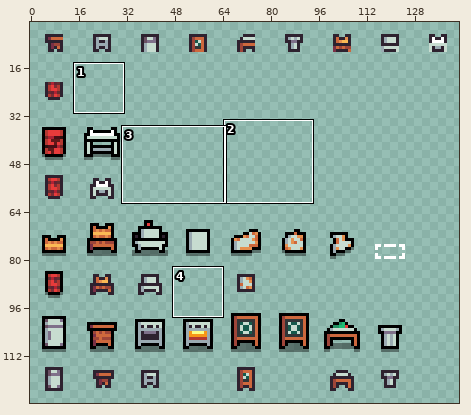
Edited in one commit: pixel-art file (Projects/TastyRoad/Assets/Sprites/stations.aseprite). The picture above shows the old version from afar; the outline marks the close-up.
Close-up. First the earlier version:
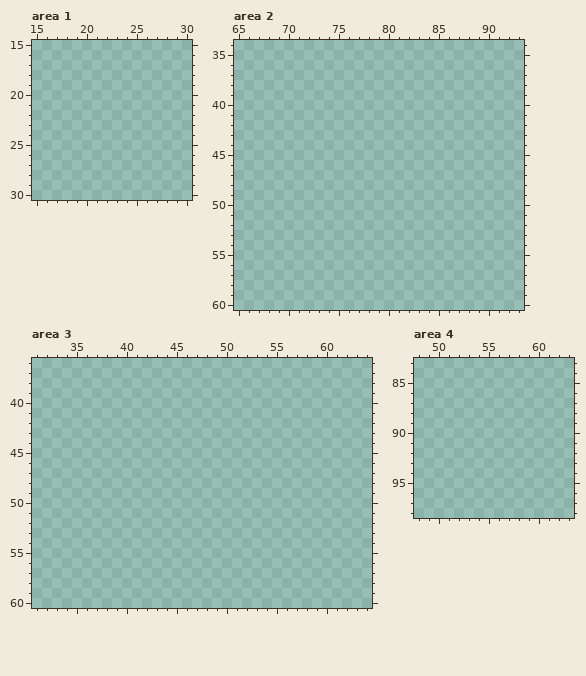
144x128 pixels, 1 frame. Shown: area 1: x 15..30, y 15..30; area 2: x 65..93, y 34..60; area 3: x 31..64, y 36..60; area 4: x 48..63, y 83..98. The wide view leaves out empty margins.
Palette (. is transparent): 
Now the later version:
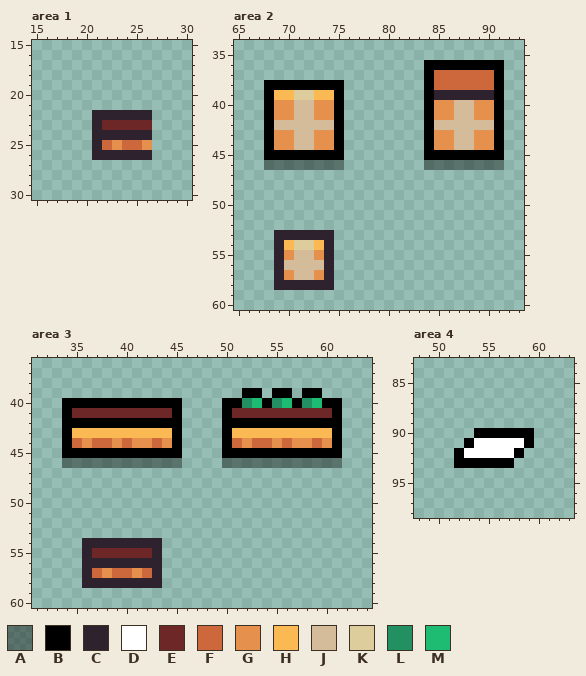
Colours new in this view: A #00000064  B #000000  C #2e222f  D #ffffff  E #6e2727  F #cd683d  G #e6904e  H #fbb954  J #d4bc9a  K #ddcd9c  L #239063  M #1ebc73
Diff:
Area 1, layer "Layer 1":
The author put colour C in row 22 at x 21 to 26; in row 23 at x 21; in row 24 at x 21 to 26; in row 25 at x 21; in row 26 at x 21 to 26.
The author put colour E in row 23 at x 22 to 26.
The author put colour F in row 25 at x 22 and 24 to 25.
The author put colour G in row 25 at x 23 and 26.
Area 2, layer "Layer 1":
The author put colour A in row 46 at x 68 to 75 and 84 to 91.
The author put colour B in row 36 at x 84 to 91; in row 37 at x 84 and 91; in row 38 at x 68 to 75, 84 and 91; in rows 39 to 44 at x 68, 75, 84 and 91; in row 45 at x 68 to 75 and 84 to 91.
The author put colour C in row 39 at x 85 to 90; in row 53 at x 69 to 74; in rows 54 to 57 at x 69 and 74; in row 58 at x 69 to 74.
The author put colour F in rows 37 to 38 at x 85 to 90.
The author put colour G in rows 40 to 41 at x 69 to 70, 73 to 74, 85 to 86 and 89 to 90; in rows 43 to 44 at x 69 to 70, 73 to 74, 85 to 86 and 89 to 90; in row 55 at x 70 and 73; in row 57 at x 70 and 73.
The author put colour H in row 39 at x 69 to 70 and 73 to 74; in row 54 at x 70 and 73.
The author put colour J in rows 40 to 41 at x 71 to 72 and 87 to 88; in row 42 at x 69 to 74 and 85 to 90; in rows 43 to 44 at x 71 to 72 and 87 to 88; in row 55 at x 71 to 72; in row 56 at x 70 to 73; in row 57 at x 71 to 72.
The author put colour K in row 39 at x 71 to 72; in row 54 at x 71 to 72.
Area 3, layer "Layer 1":
The author put colour A in row 46 at x 34 to 45 and 50 to 61.
The author put colour B in row 39 at x 52 to 53, 55 to 56 and 58 to 59; in row 40 at x 34 to 45, 50 to 51, 54, 57 and 60 to 61; in row 41 at x 34, 45, 50 and 61; in row 42 at x 34 to 45 and 50 to 61; in rows 43 to 44 at x 34, 45, 50 and 61; in row 45 at x 34 to 45 and 50 to 61.
The author put colour C in row 54 at x 36 to 43; in row 55 at x 36 and 43; in row 56 at x 36 to 43; in row 57 at x 36 and 43; in row 58 at x 36 to 43.
The author put colour E in row 41 at x 35 to 44 and 51 to 60; in row 55 at x 37 to 42.
The author put colour F in row 44 at x 35, 37 to 38, 40, 43, 51, 53 to 54, 56 and 59; in row 57 at x 37, 39 to 40 and 42.
The author put colour G in row 44 at x 36, 39, 41 to 42, 44, 52, 55, 57 to 58 and 60; in row 57 at x 38 and 41.
The author put colour H in row 43 at x 35 to 44 and 51 to 60.
The author put colour L in row 40 at x 52, 55 and 58.
The author put colour M in row 40 at x 53, 56 and 59.
Area 4, layer "Layer 1":
The author put colour B in row 90 at x 54 to 59; in row 91 at x 53 and 59; in row 92 at x 52 and 58; in row 93 at x 52 to 57.
The author put colour D in row 91 at x 54 to 58; in row 92 at x 53 to 57.
Boxes around the changes in both close-ups, in picture pixels (x1, y1, x2, y2):
added: (92, 110, 152, 160)
added: (424, 60, 504, 170)
added: (264, 80, 344, 170)
added: (274, 230, 334, 290)
added: (222, 388, 342, 468)
added: (62, 398, 182, 468)
added: (82, 538, 162, 588)
added: (454, 428, 534, 468)
